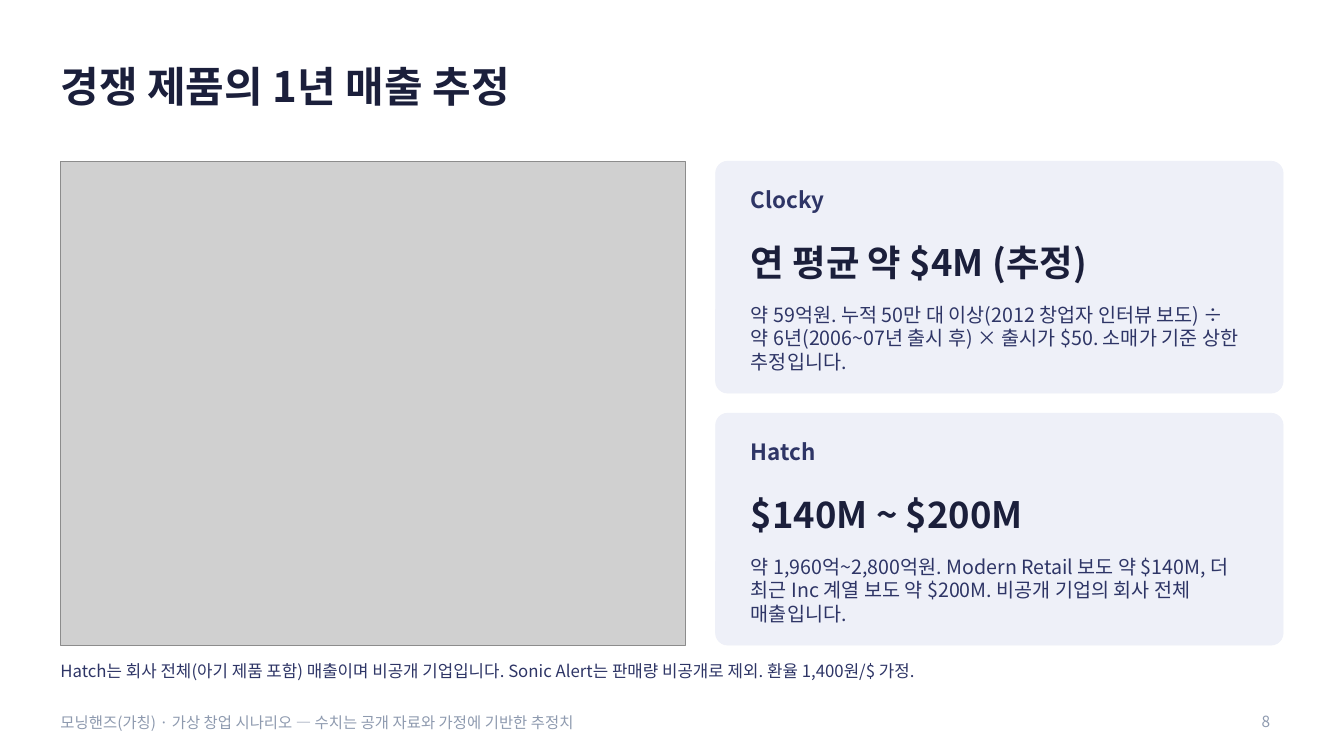
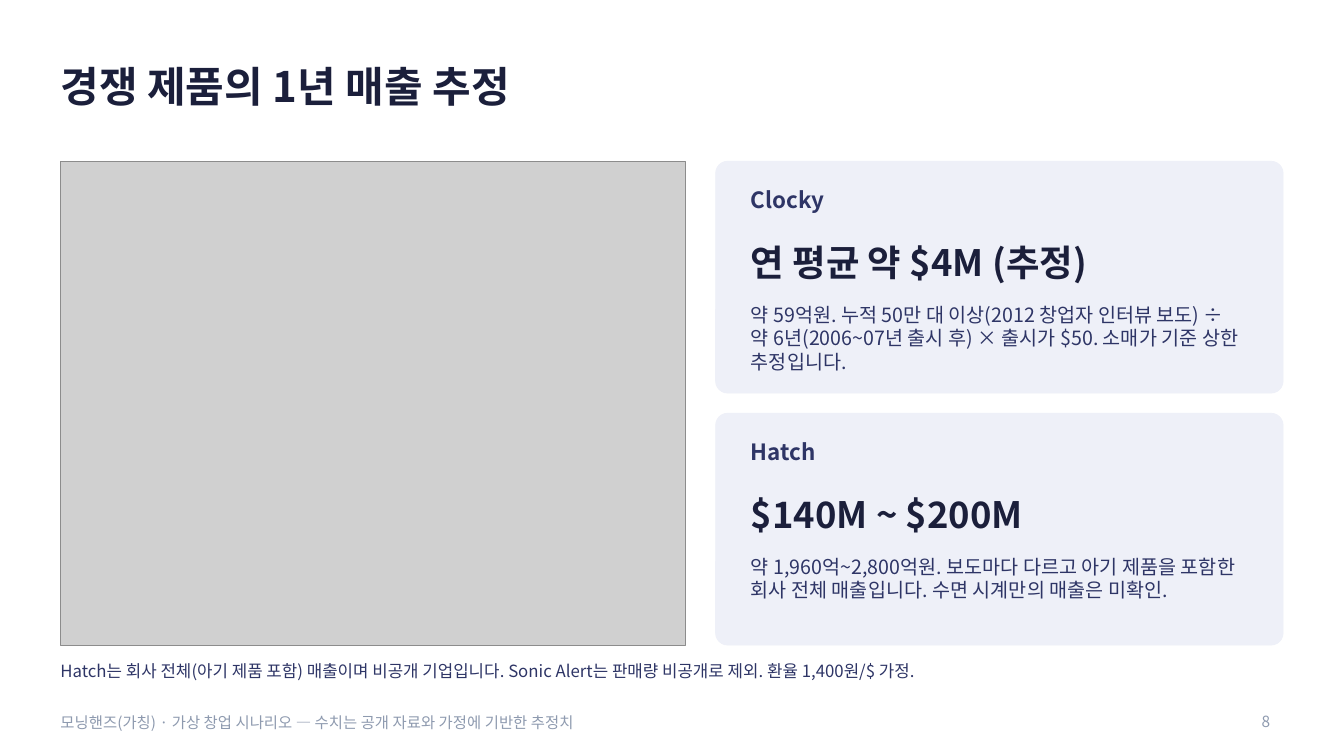
Before and after one commit to g975682-source/-, a slide deck: slide 8 of MorningHands_Business_Analysis.pptx. Drawn at 1344x756 pixels with LibreOffice and Linux fonts; fonts in the diff are those of the drawing; grey boxes stand for pictures. Boxes give left, top, right and bottom in pixels: in the first picture for what was removed or moved away, otherwise in the second. Text is boxed around its words. In the diff, an @@ line names an element or a change of style, - is before the commit and + after.

```diff
--- a/MorningHands_Business_Analysis.pptx
+++ b/MorningHands_Business_Analysis.pptx
@@ text at box(751, 557, 1235, 599): text changed @@
-약 1,960억~2,800억원. Modern Retail 보도 약 $140M, 더 최근 Inc 계열 보도 약 $200M. 비공개 기업의 회사 전체 매출입니다.
+약 1,960억~2,800억원. 보도마다 다르고 아기 제품을 포함한 회사 전체 매출입니다. 수면 시계만의 매출은 미확인.
```
Also in this commit, not shown: 5 other slides changed, 2 other files.
